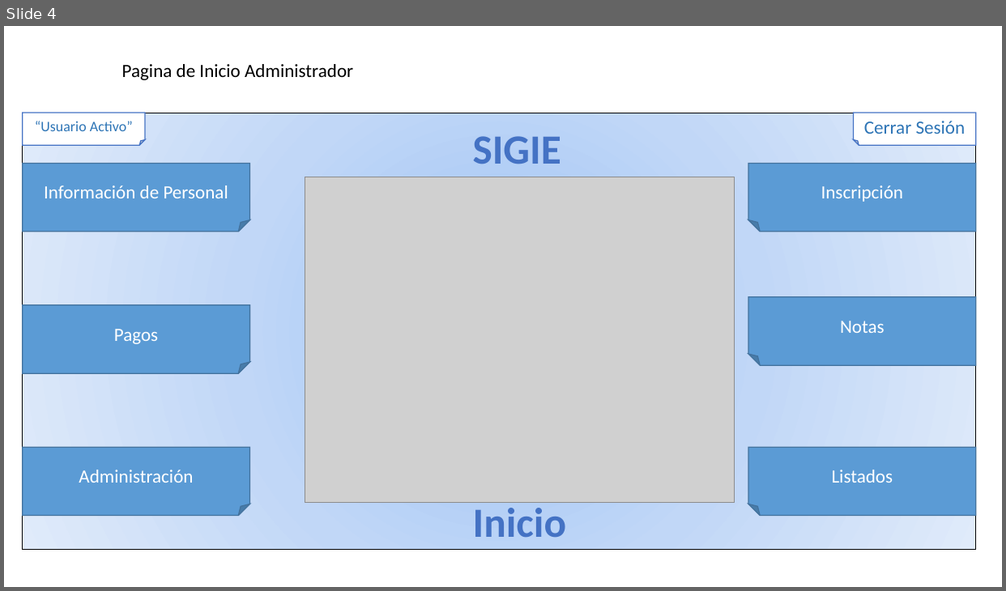
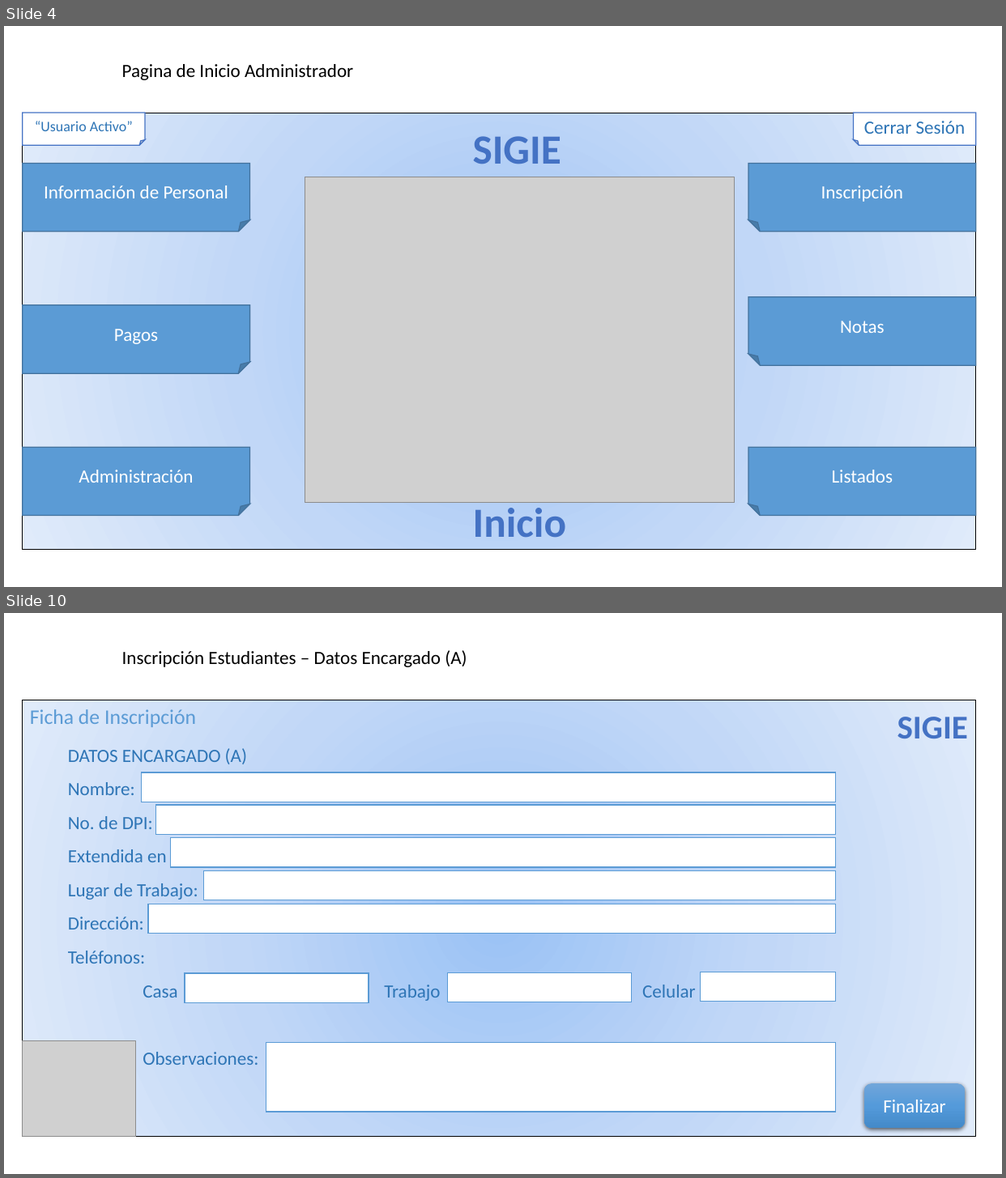
Before and after one commit to rmansilla8/SIGIE, a slide deck: Documentacion/MapaDeNavegacion.pptx. Shown one above the other, each under a label of ours: slide 4 before the commit, slides 4 and 10 after it; the slides between them are not shown. The pictures are 1006x591 and 1006x1178 pixels, drawn with LibreOffice and Linux fonts; fonts in the diff are those of the drawing; grey boxes stand for pictures. Boxes give left, top, right and bottom in pixels: in the first picture for what was removed or moved away, otherwise in the second. Text is boxed around its words. In the diff, an @@ line names an element or a change of style, - is before the commit and + after.

```diff
--- a/Documentacion/MapaDeNavegacion.pptx
+++ b/Documentacion/MapaDeNavegacion.pptx
@@ slide 10 added at bbox=[4, 613, 1002, 1174], background #FFFFFF @@
@@ text added at bbox=[122, 650, 467, 667], 18 pt, text #000000 @@
+Inscripción Estudiantes – Datos Encargado (A)
@@ rectangle added at bbox=[23, 700, 977, 1137], fill gradient #9AC3F5 to #C2D8F8 to #E1EBFB, outline #000000 0.75 pt @@
@@ text added at bbox=[30, 709, 196, 727], 20 pt, text #5B9BD5 @@
+Ficha de Inscripción
@@ text added at bbox=[897, 717, 968, 739], 32 pt, text #4472C4, bold @@
+SIGIE
@@ text added at bbox=[68, 748, 696, 1065], 18 pt, text #2E75B6 @@
+DATOS ENCARGADO (A)
+Nombre:
+No. de DPI:
+Extendida en
+Lugar de Trabajo:
+Dirección:
+Teléfonos:
+Casa Trabajo Celular
+Observaciones:
@@ rectangle added at bbox=[142, 773, 837, 802], fill #FFFFFF, outline #5B9BD5 1 pt @@
@@ rectangle added at bbox=[156, 805, 836, 834], fill #FFFFFF, outline #5B9BD5 1 pt @@
@@ rectangle added at bbox=[171, 837, 836, 867], fill #FFFFFF, outline #5B9BD5 1 pt @@
@@ rectangle added at bbox=[204, 871, 836, 901], fill #FFFFFF, outline #5B9BD5 1 pt @@
@@ rectangle added at bbox=[148, 905, 836, 934], fill #FFFFFF, outline #5B9BD5 1 pt @@
@@ rectangle added at bbox=[185, 973, 368, 1003], fill #FFFFFF, outline #5B9BD5 1 pt @@
@@ rectangle added at bbox=[448, 973, 632, 1003], fill #FFFFFF, outline #5B9BD5 1 pt @@
@@ rectangle added at bbox=[701, 973, 836, 1002], fill #FFFFFF, outline #5B9BD5 1 pt @@
@@ picture added at bbox=[23, 1041, 137, 1137] @@
@@ rectangle added at bbox=[266, 1043, 836, 1112], fill #FFFFFF, outline #5B9BD5 1 pt @@
@@ rounded rectangle added at bbox=[864, 1084, 965, 1128], fill gradient #71A6DB to #559BDB to #448ACA, 18 pt, text #FFFFFF @@
+Finalizar
```
Also in this commit, not shown: 1 slide changed, 6 other slides added, 6 other files.
